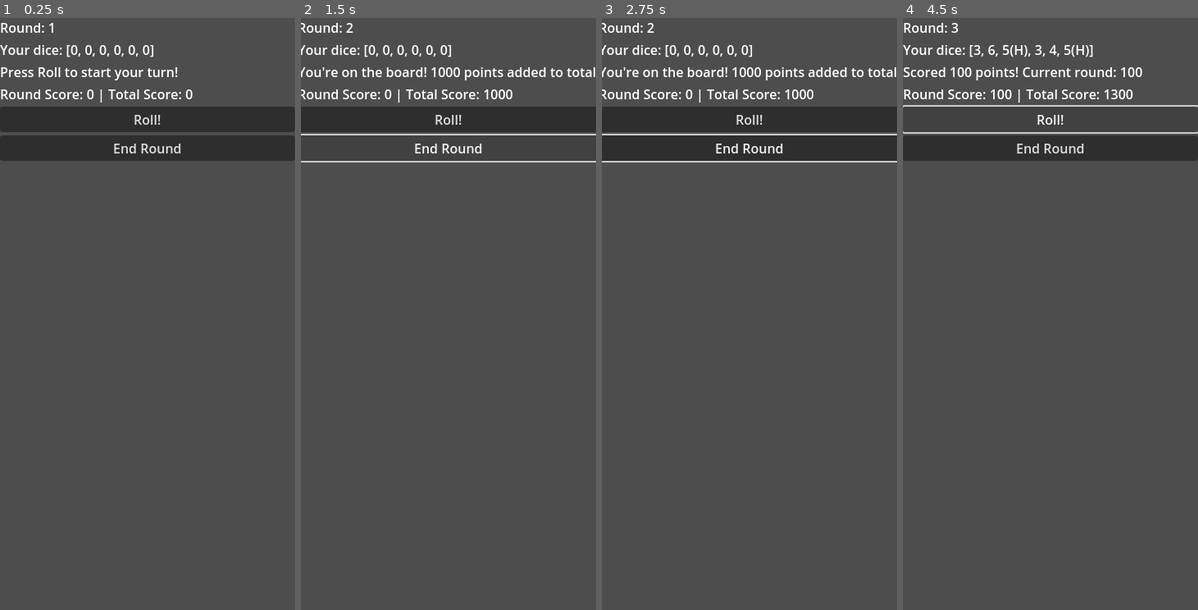
Above: before the commit, frames 1-4 (left to right).
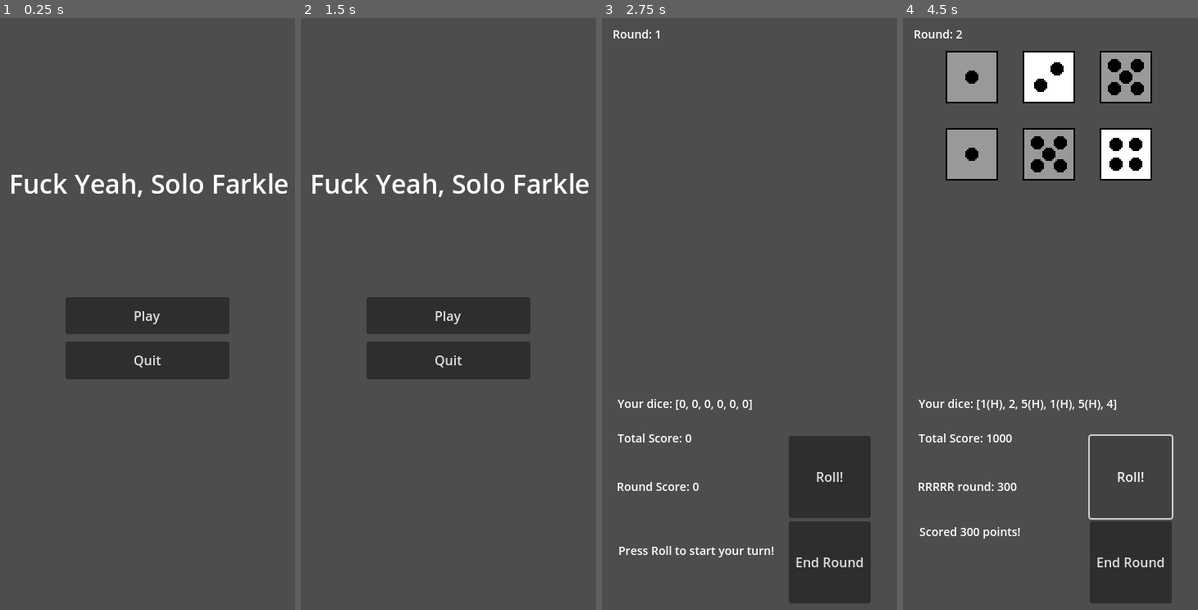
Above: after the commit, the same moments.

Repository: mdcoxe/mobile_farkle
Game: Godot game, scene res://Start.tscn
Two runs of this game, one before a commit and one after it. Both use one fixed random seed, a clock stepped at 60 frames per second and the inputs below. Before the commit the project starts from res://Main.tscn.
Inputs (mouse positions are in pixels of both pictures, inside the frame that each line leads up to):
- Up to frame 1 (0.25 s): no input
- Up to frame 2 (1.5 s): click (448, 118) at 0.5 s, where only the run before the commit has a clickable "Roll!"; click (448, 148) at 1.25 s, where only the run before the commit has a clickable "End Round"
- Up to frame 3 (2.75 s): click (749, 314) at 2 s, where only the run after the commit has a clickable "Play"
- Up to frame 4 (4.5 s): click "Roll!" at 2.75 s; click "End Round" at 3.5 s; click "Roll!" at 4.25 s

The runs differ from the first frame. In frame 1, 18% of the frame differs, in the area x 0-100%, y 0-62%; in frame 2, 15%; in frame 3, 19%, in the area x 0-100%, y 0-99%; in frame 4, 18%.

Commit message:
adding in dice and main menu

Diff:
--- /dev/null
+++ b/Assets/Dice/dice1.tscn
@@ -0,0 +1,11 @@
+[gd_scene load_steps=3 format=3 uid="uid://deodacmr2d0nu"]
+
+[ext_resource type="Texture2D" uid="uid://u6nt0jhu5gl1" path="res://Assets/Dice6x6All.png" id="1_1r5f6"]
+
+[sub_resource type="AtlasTexture" id="AtlasTexture_gkg4v"]
+atlas = ExtResource("1_1r5f6")
+region = Rect2(0, 0, 32, 32)
+
+[node name="Dice1" type="TextureRect"]
+scale = Vector2(2, 2)
+texture = SubResource("AtlasTexture_gkg4v")
--- /dev/null
+++ b/Assets/Dice/dice2.tscn
@@ -0,0 +1,10 @@
+[gd_scene load_steps=3 format=3 uid="uid://m1uep35vvw74"]
+
+[ext_resource type="Texture2D" uid="uid://u6nt0jhu5gl1" path="res://Assets/Dice6x6All.png" id="1_u4cpe"]
+
+[sub_resource type="AtlasTexture" id="AtlasTexture_gkg4v"]
+atlas = ExtResource("1_u4cpe")
+region = Rect2(0, 32, 32, 32)
+
+[node name="Dice2" type="TextureRect"]
+texture = SubResource("AtlasTexture_gkg4v")
--- /dev/null
+++ b/Assets/Dice/dice3.tscn
@@ -0,0 +1,11 @@
+[gd_scene load_steps=3 format=3 uid="uid://buso2xlgik5bt"]
+
+[ext_resource type="Texture2D" uid="uid://u6nt0jhu5gl1" path="res://Assets/Dice6x6All.png" id="1_dw3ra"]
+
+[sub_resource type="AtlasTexture" id="AtlasTexture_gkg4v"]
+atlas = ExtResource("1_dw3ra")
+region = Rect2(0, 64, 32, 32)
+
+[node name="Dice3" type="TextureRect"]
+scale = Vector2(2, 2)
+texture = SubResource("AtlasTexture_gkg4v")
--- /dev/null
+++ b/Assets/Dice/dice4.tscn
@@ -0,0 +1,10 @@
+[gd_scene load_steps=3 format=3 uid="uid://buerxqncnoj1w"]
+
+[ext_resource type="Texture2D" uid="uid://u6nt0jhu5gl1" path="res://Assets/Dice6x6All.png" id="1_0tgnb"]
+
+[sub_resource type="AtlasTexture" id="AtlasTexture_gkg4v"]
+atlas = ExtResource("1_0tgnb")
+region = Rect2(0, 96, 32, 32)
+
+[node name="Dice4" type="TextureRect"]
+texture = SubResource("AtlasTexture_gkg4v")
--- /dev/null
+++ b/Assets/Dice/dice5.tscn
@@ -0,0 +1,10 @@
+[gd_scene load_steps=3 format=3 uid="uid://dnbqs44kp0kl6"]
+
+[ext_resource type="Texture2D" uid="uid://u6nt0jhu5gl1" path="res://Assets/Dice6x6All.png" id="1_oxgwy"]
+
+[sub_resource type="AtlasTexture" id="AtlasTexture_gkg4v"]
+atlas = ExtResource("1_oxgwy")
+region = Rect2(0, 128, 32, 32)
+
+[node name="Dice5" type="TextureRect"]
+texture = SubResource("AtlasTexture_gkg4v")
--- /dev/null
+++ b/Assets/Dice/dice6.tscn
@@ -0,0 +1,10 @@
+[gd_scene load_steps=3 format=3 uid="uid://b77dhh40o17wj"]
+
+[ext_resource type="Texture2D" uid="uid://u6nt0jhu5gl1" path="res://Assets/Dice6x6All.png" id="1_31yc8"]
+
+[sub_resource type="AtlasTexture" id="AtlasTexture_gkg4v"]
+atlas = ExtResource("1_31yc8")
+region = Rect2(0, 160, 32, 32)
+
+[node name="Dice6" type="TextureRect"]
+texture = SubResource("AtlasTexture_gkg4v")
--- a/Main.tscn
+++ b/Main.tscn
@@ -11,39 +11,119 @@
 grow_horizontal = 2
 grow_vertical = 2
 
+[node name="RoundLabel" type="Label" parent="."]
+custom_minimum_size = Vector2(100, 20)
+layout_mode = 2
+offset_left = 13.0
+offset_top = 10.0
+offset_right = 213.0
+offset_bottom = 30.0
+size_flags_vertical = 1
+theme_override_font_sizes/font_size = 14
+text = "Round: 1"
+
+[node name="MarginContainer" type="MarginContainer" parent="."]
+layout_mode = 1
+anchors_preset = 10
+anchor_right = 1.0
+offset_right = -181.0
+offset_bottom = 119.0
+grow_horizontal = 2
+scale = Vector2(2, 2)
+theme_override_constants/margin_left = 20
+theme_override_constants/margin_top = 20
+theme_override_constants/margin_right = 20
+theme_override_constants/margin_bottom = 20
+
+[node name="GridContainer" type="GridContainer" parent="MarginContainer"]
+layout_mode = 2
+size_flags_horizontal = 4
+theme_override_constants/h_separation = 15
+theme_override_constants/v_separation = 15
+columns = 3
+
 [node name="VBoxContainer" type="VBoxContainer" parent="."]
-layout_mode = 1
-anchors_preset = 15
-anchor_right = 1.0
-anchor_bottom = 1.0
+layout_mode = 2
+offset_left = 228.0
+offset_top = 509.0
+offset_right = 328.0
+offset_bottom = 713.0
 grow_horizontal = 2
 grow_vertical = 2
-
-[node name="RoundLabel" type="Label" parent="VBoxContainer"]
-layout_mode = 2
-text = "Round: 1"
-
-[node name="DiceLabel" type="Label" parent="VBoxContainer"]
-layout_mode = 2
-text = "Dice:
-"
-
-[node name="StatusLabel" type="Label" parent="VBoxContainer"]
-layout_mode = 2
-text = "Status:"
-
-[node name="ScoreLabel" type="Label" parent="VBoxContainer"]
-layout_mode = 2
-text = "Score:"
+size_flags_horizontal = 4
+size_flags_vertical = 4
 
 [node name="RollButton" type="Button" parent="VBoxContainer"]
+custom_minimum_size = Vector2(100, 100)
 layout_mode = 2
+size_flags_horizontal = 4
+size_flags_vertical = 6
 text = "Roll!"
 
 [node name="EndRollButton" type="Button" parent="VBoxContainer"]
+custom_minimum_size = Vector2(100, 100)
 layout_mode = 2
+size_flags_horizontal = 4
+size_flags_vertical = 6
 text = "End Round
 "
+
+[node name="DiceLabel" type="Label" parent="."]
+custom_minimum_size = Vector2(100, 40)
+layout_mode = 2
+offset_left = 19.0
+offset_top = 460.0
+offset_right = 334.0
+offset_bottom = 500.0
+size_flags_vertical = 1
+theme_override_font_sizes/font_size = 14
+text = "Dice:
+"
+autowrap_mode = 3
+
+[node name="ScoreLabel" type="Label" parent="."]
+custom_minimum_size = Vector2(100, 50)
+layout_mode = 2
+offset_left = 19.0
+offset_top = 502.0
+offset_right = 219.0
+offset_bottom = 552.0
+size_flags_vertical = 1
+theme_override_font_sizes/font_size = 14
+text = "Score:
+
+"
+autowrap_mode = 3
+
+[node name="CurrentScoreLabel" type="Label" parent="."]
+custom_minimum_size = Vector2(100, 50)
+layout_mode = 2
+offset_left = 18.0
+offset_top = 561.0
+offset_right = 218.0
+offset_bottom = 611.0
+size_flags_vertical = 1
+theme_override_font_sizes/font_size = 14
+text = "Round score:
+
+"
+autowrap_mode = 3
+
+[node name="StatusLabel" type="Label" parent="."]
+custom_minimum_size = Vector2(100, 50)
+layout_mode = 2
+offset_left = 20.0
+offset_top = 616.0
+offset_right = 220.0
+offset_bottom = 712.0
+size_flags_vertical = 1
+theme_override_font_sizes/font_size = 14
+text = "Status:
+
+
+"
+autowrap_mode = 3
+justification_flags = 0
 
 [node name="Managers" type="Node" parent="."]
 
--- a/Scripts/game_manager.gd
+++ b/Scripts/game_manager.gd
@@ -1,12 +1,26 @@
 extends Node
+
 
 @onready var roll_button: Button = $"../../VBoxContainer/RollButton"
 @onready var end_roll_button: Button = $"../../VBoxContainer/EndRollButton"
-@onready var dice_label: Label = $"../../VBoxContainer/DiceLabel"
-@onready var score_label: Label = $"../../VBoxContainer/ScoreLabel"
-@onready var round_label: Label = $"../../VBoxContainer/RoundLabel"
-@onready var status_label: Label = $"../../VBoxContainer/StatusLabel"
+@onready var round_label: Label = $"../../RoundLabel"
+@onready var dice_label: Label = $"../../DiceLabel"
+@onready var score_label: Label = $"../../ScoreLabel"
+@onready var status_label: Label = $"../../StatusLabel"
+@onready var current_score_label: Label = $"../../CurrentScoreLabel"
+
+@onready var dice_container: GridContainer = $"../../MarginContainer/GridContainer"
 @onready var scoring_manager: Node = $"../ScoringManager"
+
+const DICE_TEXTURES: Array[PackedScene] = [
+	preload("res://Assets/Dice/dice1.tscn"),
+	preload("res://Assets/Dice/dice2.tscn"),
+	preload("res://Assets/Dice/dice3.tscn"),
+	preload("res://Assets/Dice/dice4.tscn"),
+	preload("res://Assets/Dice/dice5.tscn"),
+	preload("res://Assets/Dice/dice6.tscn"),
+]
+
 
 var current_round_score = 0
 var total_score = 0
@@ -21,7 +35,7 @@
 func _ready():
 	for i in range(6):
 		all_dice.append({"value": 0, "is_held": false})
-	status_label.text = "Press Roll to start your turn!"
+	status_label.text = "\nPress Roll to start your turn!"
 
 	_reset_round()
 	_update_display()
@@ -34,13 +48,18 @@
 		die_data.is_held = false
 
 	round_label.text = "Round: " + str(round)
-	score_label.text = "Round Score: 0 | Total Score: %s" % total_score
+	current_score_label.text = "Round Score: 0"
+	score_label.text = "Total Score: %s" % total_score
 	roll_button.disabled = false
 	end_roll_button.disabled = false
 
 func _update_display():
 	var dice_display_text = "Your dice: ["
 	var first = true
+
+	for child in dice_container.get_children():
+		child.queue_free()
+
 	for die_data in all_dice:
 		if not first:
 			dice_display_text += ", "
@@ -48,12 +67,28 @@
 		if die_data.is_held:
 			dice_display_text += "(H)"
 		first = false
+			   # Update the visual dice
+		var die_value = die_data["value"]
+		if die_value > 0:
+			var dice_scene = DICE_TEXTURES[die_value - 1]
+			var new_dice_instance = dice_scene.instantiate()
+			dice_container.add_child(new_dice_instance)
+
+			if die_data["is_held"] and new_dice_instance is TextureRect:
+				new_dice_instance.modulate = Color(0.6, 0.6, 0.6)
+
+
 	dice_display_text += "]"
 	dice_label.text = dice_display_text
-	score_label.text = "Round Score: %s | Total Score: %s" % [current_round_score, total_score]
+	current_score_label.text = "Round Score: %s" % current_round_score
+	score_label.text = "Total Score: %s" % total_score
+
+
+
+
 
 func _on_roll_button_pressed():
-	status_label.text = "Rolling!!"
+	status_label.text = "\nRolling!!"
 	farkled = false
 
 	# Check for "Hot Dice" scenario before rolling, based on currently held dice
@@ -66,7 +101,7 @@
 	var is_hot_dice_situation = (current_held_dice_count == 6)
 
 	if is_hot_dice_situation:
-		status_label.text = "Hot Dice! Rolling all 6 again!"
+		status_label.text = "Hot Dice! \nRolling all 6 again!"
 		# Clear held status for all dice for the new roll
 		for die_data in all_dice:
 			die_data.is_held = false
@@ -96,7 +131,7 @@
 
 	if roll_score == 0:
 		farkled = true
-		status_label.text = "Farkle! No score this round."
+		status_label.text = "Farkle! \nNo score this round."
 		current_round_score = 0
 		# If farkled, player cannot roll again. End their turn.
 		roll_button.disabled = true
@@ -117,7 +152,8 @@
 					temp_used_dice.remove_at(index_to_remove)
 
 	_update_display()
-	status_label.text = "Scored " + str(roll_score) + " points! Current round: " + str(current_round_score)
+	current_score_label.text = "RRRRR round: " + str(current_round_score)
+	status_label.text = "Scored " + str(roll_score) + " points!"
 
 	# After scoring, re-check if all dice are now held.
 	# This check needs to happen afgter marking dice as held.
@@ -128,7 +164,7 @@
 			break
 
 	if all_dice_are_held_after_scoring:
-		status_label.text += "\nHot Dice! You must roll all 6 again!"
+		status_label.text += "Hot Dice! \nYou must roll all 6 again!"
 		end_roll_button.disabled = true
 		roll_button.disabled = false
 	else:
@@ -140,7 +176,7 @@
 
 func _on_end_button_pressed():
 	if farkled:
-		status_label.text = "Farkled! Your round score was lost."
+		status_label.text = "Farkled! \nYour round score was lost."
 		current_round_score = 0
 		total_score += current_round_score
 	else:
--- /dev/null
+++ b/Scripts/start.gd
@@ -0,0 +1,10 @@
+extends Control
+
+func _on_play_pressed() -> void:
+	print("PLAY")
+	get_tree().change_scene_to_file("res://Main.tscn")
+
+
+func _on_quit_pressed() -> void:
+	print("QUIT")
+	get_tree().quit()
--- /dev/null
+++ b/Start.tscn
@@ -0,0 +1,55 @@
+[gd_scene load_steps=2 format=3 uid="uid://dqsg6l5rewdc2"]
+
+[ext_resource type="Script" path="res://Scripts/start.gd" id="1_3mp0d"]
+
+[node name="Start" type="Control"]
+layout_mode = 3
+anchors_preset = 15
+anchor_right = 1.0
+anchor_bottom = 1.0
+grow_horizontal = 2
+grow_vertical = 2
+script = ExtResource("1_3mp0d")
+
+[node name="Label" type="Label" parent="."]
+layout_mode = 1
+anchors_preset = 10
+anchor_right = 1.0
+offset_left = 2.0
+offset_top = 179.0
+offset_right = 2.0
+offset_bottom = 202.0
+grow_horizontal = 2
+theme_override_font_sizes/font_size = 32
+text = "Fuck Yeah, Solo Farkle"
+horizontal_alignment = 1
+vertical_alignment = 1
+
+[node name="VBoxContainer" type="VBoxContainer" parent="."]
+layout_mode = 1
+anchors_preset = 8
+anchor_left = 0.5
+anchor_top = 0.5
+anchor_right = 0.5
+anchor_bottom = 0.5
+offset_left = -100.0
+offset_top = -50.0
+offset_right = 100.0
+offset_bottom = 50.0
+grow_horizontal = 2
+grow_vertical = 2
+theme_override_constants/separation = 9
+alignment = 1
+
+[node name="Play" type="Button" parent="VBoxContainer"]
+layout_mode = 2
+size_flags_vertical = 3
+text = "Play"
+
+[node name="Quit" type="Button" parent="VBoxContainer"]
+layout_mode = 2
+size_flags_vertical = 3
+text = "Quit"
+
+[connection signal="pressed" from="VBoxContainer/Play" to="." method="_on_play_pressed"]
+[connection signal="pressed" from="VBoxContainer/Quit" to="." method="_on_quit_pressed"]
--- a/project.godot
+++ b/project.godot
@@ -11,7 +11,7 @@
 [application]
 
 config/name="mobile_farkle"
-run/main_scene="res://Main.tscn"
+run/main_scene="res://Start.tscn"
 config/features=PackedStringArray("4.3", "Mobile")
 config/icon="res://icon.svg"
 
@@ -32,4 +32,5 @@
 
 [rendering]
 
+textures/canvas_textures/default_texture_filter=0
 renderer/rendering_method="mobile"
Binary file added: Assets/Dice6x6.png
Not shown, added: Assets/Dice6x6.png.import
Binary file added: Assets/Dice6x6All.png
Not shown, added: Assets/Dice6x6All.png.import
Binary file added: Assets/Dice6x6Colors.png
Not shown, added: Assets/Dice6x6Colors.png.import
Binary file added: Assets/Dice6x6Outline.png
Not shown, added: Assets/Dice6x6Outline.png.import
Binary file added: Assets/Dice6x6fancy.png
Not shown, added: Assets/Dice6x6fancy.png.import
